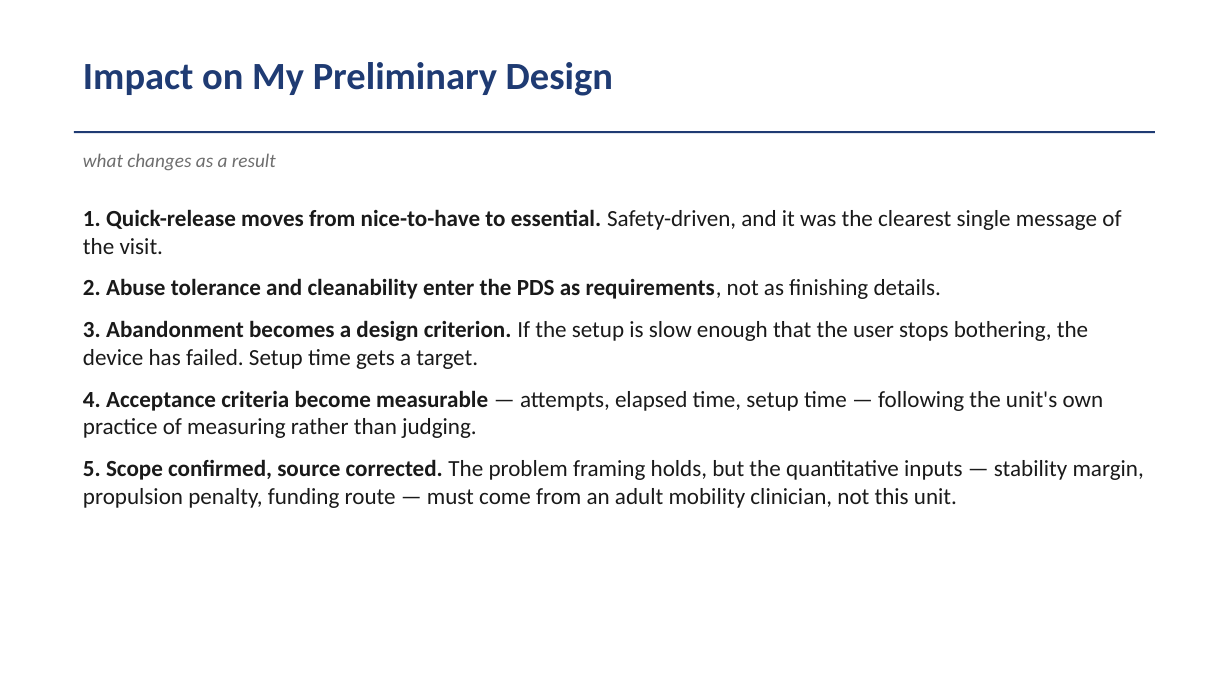
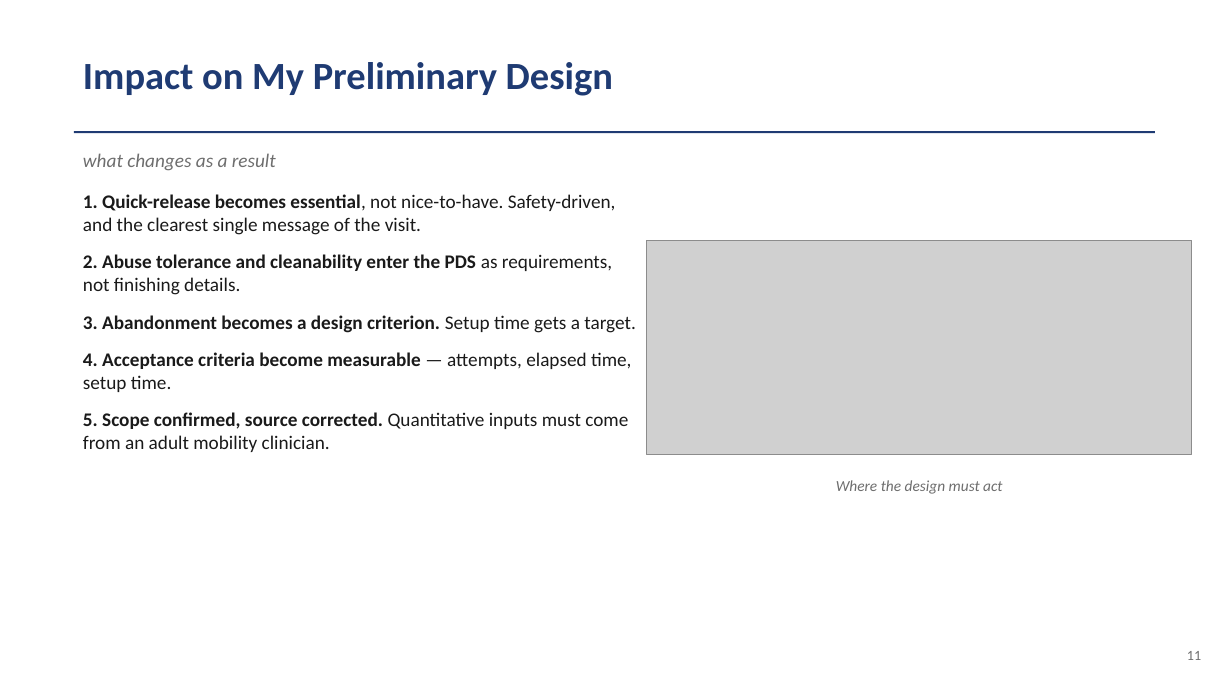
Before and after one commit to VanceVan/cccoding, a slide deck: slide 11 of module-10/Module_10_Rehab_Center_Experience.pptx. Drawn at 1232x693 pixels with LibreOffice and Linux fonts; fonts in the diff are those of the drawing; grey boxes stand for pictures. Boxes give left, top, right and bottom in pixels: in the first picture for what was removed or moved away, otherwise in the second. Text is boxed around its words. In the diff, an @@ line names an element or a change of style, - is before the commit and + after.

```diff
--- a/module-10/Module_10_Rehab_Center_Experience.pptx
+++ b/module-10/Module_10_Rehab_Center_Experience.pptx
@@ text at (83,194,636,452): text changed; size 18 to 15 pt @@
-1. Quick-release moves from nice-to-have to essential. Safety-driven, and it was the clearest single message of the visit.
-2. Abuse tolerance and cleanability enter the PDS as requirements, not as finishing details.
-3. Abandonment becomes a design criterion. If the setup is slow enough that the user stops bothering, the device has failed. Setup time gets a target.
-4. Acceptance criteria become measurable — attempts, elapsed time, setup time — following the unit's own practice of measuring rather than judging.
-5. Scope confirmed, source corrected. The problem framing holds, but the quantitative inputs — stability margin, propulsion penalty, funding route — must come from an adult mobility clinician, not this unit.
+1. Quick-release becomes essential, not nice-to-have. Safety-driven, and the clearest single message of the visit.
+2. Abuse tolerance and cleanability enter the PDS as requirements, not finishing details.
+3. Abandonment becomes a design criterion. Setup time gets a target.
+4. Acceptance criteria become measurable — attempts, elapsed time, setup time.
+5. Scope confirmed, source corrected. Quantitative inputs must come from an adult mobility clinician.
@@ picture added at (647,240,1192,455) @@
@@ text added at (836,480,1002,494), 12 pt, text #6E6E6E, italic @@
+Where the design must act
@@ text added at (1187,651,1201,660), 11 pt, text #6E6E6E @@
+11
```
Also in this commit, not shown: 11 other slides changed, 10 other files.
